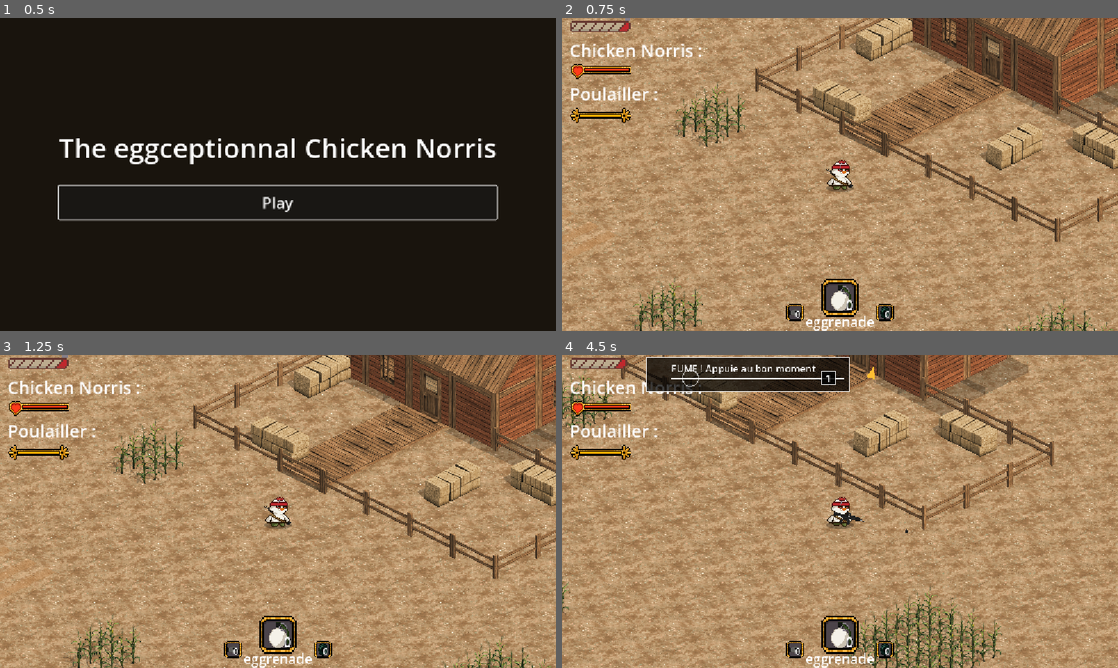
Above: before the commit, frames 1-4 (two rows, left to right).
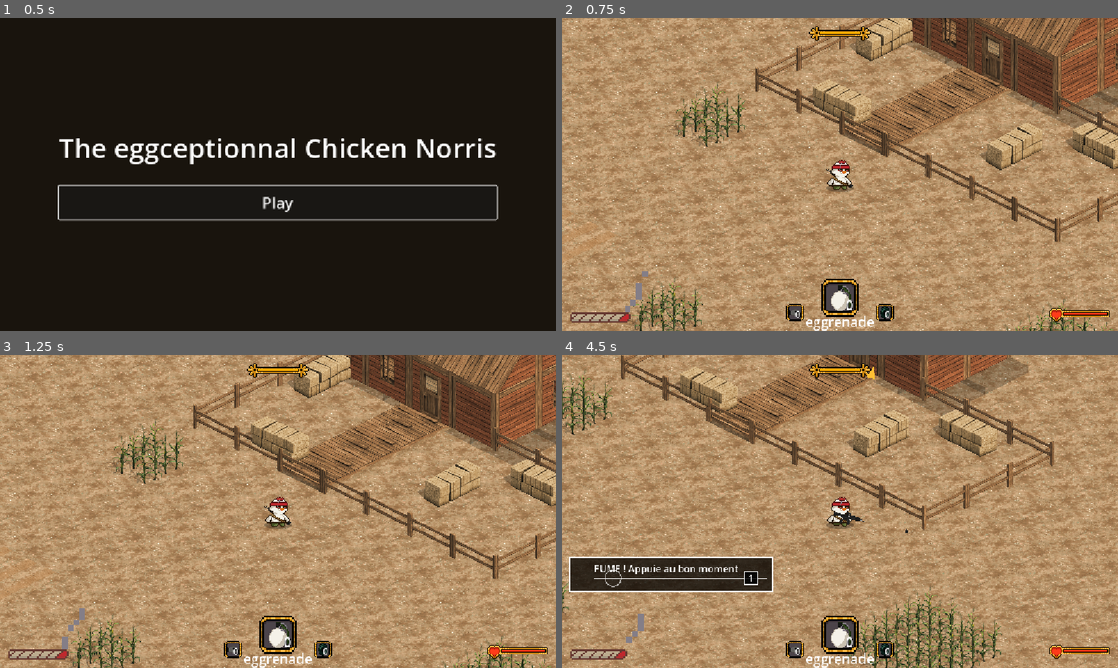
Above: after the commit, the same moments.

Repository: Xuniy/EpicFails_ezwinGameJam
Game: Godot game, scene res://scences/title_screen.tscn
Same seed, same stepped clock (60 frames per second), same inputs: the game is played once before the commit and once after it. Sound files missing from this copy of the repository are replaced by a short silence.
Inputs (mouse positions are in pixels of both pictures, inside the frame that each line leads up to):
- Up to frame 1 (0.5 s): no input
- Up to frame 2 (0.75 s): click "Play" at 0.5 s
- Up to frame 3 (1.25 s): no input
- Up to frame 4 (4.5 s): tap Enter at 1.25 s; move the mouse to (962, 495) at 1.27 s; hold D (droite) 1.28-2.03 s; tap 1 at 1.35, 4.35 s; click (962, 495) at 1.42 s; move the mouse to (728, 527) at 2.02 s; hold S (bas) 2.03-2.78 s; tap 2 at 2.1 s; click (728, 527) at 2.17 s; move the mouse to (895, 442) at 2.77 s; hold D (droite) 2.78-3.53 s; tap 3 at 2.85 s; click (895, 442) at 2.92 s; move the mouse to (812, 574) at 3.52 s; hold W (haut) 3.53-4.28 s; tap 4 at 3.6 s; click (812, 574) at 3.67 s; move the mouse to (1006, 558) at 4.27 s; hold A (gauche) from 4.28 s (still down); click (1006, 558) at 4.42 s

Frame 1 is identical in both runs. In frame 2, 2.6% of the frame differs, in the area x 1-99%, y 0-98%; in frame 3, 2.6%; in frame 4, 10%.

Commit message:
rajout sons

Diff:
--- a/scences/player.tscn
+++ b/scences/player.tscn
@@ -13,6 +13,7 @@
 [ext_resource type="Texture2D" uid="uid://brbo8sju2u55r" path="res://assets/weapon_image.png" id="4_eqdch"]
 [ext_resource type="Texture2D" uid="uid://cft18d54dkn6u" path="res://assets/fume.png" id="9_641ry"]
 [ext_resource type="Texture2D" uid="uid://bnabcgkgsuvtn" path="res://assets/ombre.svg" id="10_ombre"]
+[ext_resource type="AudioStream" uid="uid://8c5fis8vkaf5" path="res://sounds/tir_balle.wav" id="14_y8tx1"]
 
 [sub_resource type="CapsuleShape2D" id="CapsuleShape2D_0pf81"]
 
@@ -484,3 +485,7 @@
 
 [node name="haut_droite" type="Marker2D" parent="pos_fume" unique_id=1391698213]
 position = Vector2(14.5, -5.5)
+
+[node name="tir_balle_son" type="AudioStreamPlayer2D" parent="." unique_id=1441693980]
+stream = ExtResource("14_y8tx1")
+attenuation = 1.624505
--- a/scences/world_test.tscn
+++ b/scences/world_test.tscn
@@ -60,17 +60,12 @@
 texture = ExtResource("16_sang")
 expand_mode = 1
 
-[node name="VBoxContainer" type="VBoxContainer" parent="UI_en_sah/HUD" unique_id=1633440908]
+[node name="PlayerHealth" type="VBoxContainer" parent="UI_en_sah/HUD" unique_id=1633440908]
 layout_mode = 0
 offset_right = 40.0
 offset_bottom = 40.0
 
-[node name="Label" type="Label" parent="UI_en_sah/HUD/VBoxContainer" unique_id=85982627]
-layout_mode = 2
-theme_override_font_sizes/font_size = 36
-text = "Chicken Norris :"
-
-[node name="vieplayer" type="Control" parent="UI_en_sah/HUD/VBoxContainer" unique_id=1214805675]
+[node name="vieplayer" type="Control" parent="UI_en_sah/HUD/PlayerHealth" unique_id=1214805675]
 layout_mode = 2
 script = ExtResource("7_healthbar")
 frame = ExtResource("8_frame_player")
@@ -78,12 +73,11 @@
 heart_fill = ExtResource("12_heart_red")
 heart_region = Rect2(0, 0, 14, 16)
 
-[node name="Label2" type="Label" parent="UI_en_sah/HUD/VBoxContainer" unique_id=1301598364]
-layout_mode = 2
-theme_override_font_sizes/font_size = 36
-text = "Poulailler :"
+[node name="CoopHealth" type="VBoxContainer" parent="UI_en_sah/HUD" unique_id=2020979810]
+layout_mode = 0
+mouse_filter = 2
 
-[node name="viepoulailler" type="Control" parent="UI_en_sah/HUD/VBoxContainer" unique_id=270011460]
+[node name="viepoulailler" type="Control" parent="UI_en_sah/HUD/CoopHealth" unique_id=270011460]
 layout_mode = 2
 script = ExtResource("7_healthbar")
 frame = ExtResource("10_frame_coop")
--- a/scripts/compass.gd
+++ b/scripts/compass.gd
@@ -1,12 +1,15 @@
 extends Control
 
-## Indicateur sur le bord de l'écran : affiché uniquement lorsque la cible
-## (le poulailler) sort du cadre, placé sur le bord dans sa direction.
+## Flèche sur le bord de l'écran lorsque le poulailler est hors champ.
 @export var target: Node2D
 
 const EDGE_MARGIN: float = 40.0
 const ARROW_SIZE: float = 16.0
 const ARROW_COLOR := Color(1.0, 0.75, 0.2)
+
+var _show_arrow: bool = false
+var _edge := Vector2.ZERO
+var _direction := Vector2.RIGHT
 
 
 func _ready() -> void:
@@ -14,36 +17,41 @@
 
 
 func _process(_delta: float) -> void:
+	_update_indicator()
 	queue_redraw()
 
 
-func _draw() -> void:
+func _update_indicator() -> void:
+	_show_arrow = false
 	if not is_instance_valid(target):
 		return
 
 	# Position de la cible en coordonnées écran (prend en compte la caméra et le zoom).
 	var screen_pos: Vector2 = get_viewport().get_canvas_transform() * target.global_position
-
-	# Cible visible à l'écran : pas d'indicateur.
 	if Rect2(Vector2.ZERO, size).grow(-EDGE_MARGIN).has_point(screen_pos):
 		return
 
-	var center: Vector2 = size * 0.5
-	var offset: Vector2 = screen_pos - center
+	var center := size * 0.5
+	var offset := screen_pos - center
 	if offset.length_squared() < 1.0:
 		return
+	var half := (center - Vector2.ONE * EDGE_MARGIN).max(Vector2.ZERO)
+	var scale_x := half.x / absf(offset.x) if absf(offset.x) > 0.001 else INF
+	var scale_y := half.y / absf(offset.y) if absf(offset.y) > 0.001 else INF
+	_edge = center + offset * minf(scale_x, scale_y)
+	_direction = offset.normalized()
+	_show_arrow = true
 
-	# Point d'intersection de la direction avec le bord (dans la marge).
-	var half: Vector2 = center - Vector2.ONE * EDGE_MARGIN
-	var scale_x: float = half.x / absf(offset.x) if absf(offset.x) > 0.001 else INF
-	var scale_y: float = half.y / absf(offset.y) if absf(offset.y) > 0.001 else INF
-	var edge: Vector2 = center + offset * minf(scale_x, scale_y)
+
+func _draw() -> void:
+	if not _show_arrow:
+		return
 
 	# Flèche orientée vers la cible.
-	var direction: Vector2 = offset.normalized()
+	var direction: Vector2 = _direction
 	var perpendicular: Vector2 = direction.orthogonal()
-	var tip: Vector2 = edge + direction * ARROW_SIZE
-	var base: Vector2 = edge - direction * ARROW_SIZE * 0.5
+	var tip: Vector2 = _edge + direction * ARROW_SIZE
+	var base: Vector2 = _edge - direction * ARROW_SIZE * 0.5
 	var left: Vector2 = base + perpendicular * ARROW_SIZE * 0.6
 	var right: Vector2 = base - perpendicular * ARROW_SIZE * 0.6
 
--- a/scripts/end_screen.gd
+++ b/scripts/end_screen.gd
@@ -6,6 +6,7 @@
 
 const TITLE_FONT_SIZE: int = 48
 const BUTTON_FONT_SIZE: int = 32
+const GAME_OVER_SOUND = preload("res://sounds/game_over.wav")
 
 var message: String = ""
 
@@ -23,6 +24,11 @@
 func _ready() -> void:
 	layer = 100
 	process_mode = Node.PROCESS_MODE_ALWAYS
+	var sound := AudioStreamPlayer.new()
+	sound.name = "SonGameOver"
+	sound.stream = GAME_OVER_SOUND
+	add_child(sound)
+	sound.play()
 
 	var background := ColorRect.new()
 	background.color = Color(0, 0, 0, 0.8)
--- a/scripts/ennemy.gd
+++ b/scripts/ennemy.gd
@@ -3,6 +3,10 @@
 const ITEM_SCENE = preload("res://scences/item_au_sol.tscn")
 const HIT_PARTICLES = preload("res://sang_particule.tscn")
 const FORK_SLASH = preload("res://scripts/fork_slash_effect.gd")
+const SOUND_EFFECT = preload("res://scripts/sound_effect.gd")
+const ATTACK_SOUND = preload("res://sounds/attack_fermier.wav")
+const DAMAGE_SOUND = preload("res://sounds/degat_fermier.wav")
+const DEATH_SOUND = preload("res://sounds/mort_fermier.wav")
 const ITEM_TYPES = ["grenade", "tp", "nuke"]
 const WALK_ANIMATIONS = [
 	&"walk_right", &"walk_down_right", &"walk_down", &"walk_down_left",
@@ -119,6 +123,7 @@
 		return
 	spawn_hit_particles()
 	health -= amount
+	SOUND_EFFECT.play_at(DEATH_SOUND if health <= 0.0 else DAMAGE_SOUND, self)
 
 	if health <= 0.0:
 		drop_item()
@@ -137,6 +142,7 @@
 
 func attack(victim: Node2D) -> void:
 	is_attacking = true
+	SOUND_EFFECT.play_at(ATTACK_SOUND, self)
 	velocity = Vector2.ZERO
 	update_animation(global_position.direction_to(victim.global_position), false)
 
--- a/scripts/ennemy_2.gd
+++ b/scripts/ennemy_2.gd
@@ -3,6 +3,10 @@
 const ITEM_SCENE = preload("res://scences/item_au_sol.tscn")
 const HIT_PARTICLES = preload("res://sang_particule.tscn")
 const DASH_EFFECT = preload("res://scences/fox_dash_effect.tscn")
+const SOUND_EFFECT = preload("res://scripts/sound_effect.gd")
+const ATTACK_SOUND = preload("res://sounds/attack_renard.wav")
+const DAMAGE_SOUND = preload("res://sounds/degat_renard.wav")
+const DEATH_SOUND = preload("res://sounds/mort_renard.wav")
 const ITEM_TYPES = ["grenade", "tp", "nuke"]
 const WALK_ANIMATIONS = [
 	&"walk_right", &"walk_down_right", &"walk_down", &"walk_down_left",
@@ -117,6 +121,7 @@
 	# La direction reste verrouillée jusqu'à la fin de la charge.
 	dash_remaining = maxf(dash_duration, 0.01)
 	is_attacking = true
+	SOUND_EFFECT.play_at(ATTACK_SOUND, self)
 	velocity = dash_direction * dash_speed
 	update_animation(dash_direction, true)
 	spawn_dash_effect()
@@ -212,6 +217,7 @@
 		return
 	spawn_hit_particles()
 	health -= amount
+	SOUND_EFFECT.play_at(DEATH_SOUND if health <= 0.0 else DAMAGE_SOUND, self)
 	if health <= 0.0:
 		dead = true
 		drop_item()
--- a/scripts/hud.gd
+++ b/scripts/hud.gd
@@ -5,8 +5,6 @@
 
 # Bloc de la barre de joint : 130 px de haut, dont 106 px au-dessus du joint pour la fumée.
 const JOINT_SIZE := Vector2(144, 130)
-const JOINT_VISUAL_HEIGHT: float = 24.0   # 6 lignes de joint × échelle 4
-const JOINT_TOP: float = 6.0              # position du joint lui-même, près du bord haut
 const MARGIN: float = 16.0
 const GAP: float = 12.0
 const RHYTHM_WIDTH: float = 420.0
@@ -18,9 +16,10 @@
 @onready var player = $"../../Player"
 @onready var poulailler = $"../../poulailler"
 
-@onready var health_box = $VBoxContainer
-@onready var player_bar: HealthBar = $VBoxContainer/vieplayer
-@onready var coop_bar: HealthBar = $VBoxContainer/viepoulailler
+@onready var health_box: VBoxContainer = $PlayerHealth
+@onready var coop_health_box: VBoxContainer = $CoopHealth
+@onready var player_bar: HealthBar = $PlayerHealth/vieplayer
+@onready var coop_bar: HealthBar = $CoopHealth/viepoulailler
 @onready var joint_bar = $JointBar
 @onready var compass = $Compass
 @onready var hotbar = $Hotbar
@@ -41,7 +40,7 @@
 	_previous_player_health = player.health
 	blood_overlay.modulate.a = 0.0
 
-	_layout_top_left()
+	_layout_hud()
 	_add_rhythm_game()
 
 	update_health_bars()
@@ -81,19 +80,39 @@
 		_empty_joint_timer -= EMPTY_JOINT_INTERVAL
 		player.take_damage(EMPTY_JOINT_DAMAGE)
 
-# Barre de joint tout en haut à gauche, barres de vie juste en dessous.
-func _layout_top_left() -> void:
-	joint_bar.set_anchors_and_offsets_preset(Control.PRESET_TOP_LEFT)
+# Joint en bas à gauche, vie du joueur en bas à droite.
+func _layout_hud() -> void:
+	joint_bar.set_anchors_and_offsets_preset(Control.PRESET_BOTTOM_LEFT)
 	joint_bar.size = JOINT_SIZE
-	# Le joint est dessiné en bas du bloc : on remonte le bloc pour que le joint soit en haut.
-	joint_bar.position = Vector2(MARGIN, JOINT_TOP - (JOINT_SIZE.y - JOINT_VISUAL_HEIGHT))
-	health_box.position = Vector2(MARGIN, JOINT_TOP + JOINT_VISUAL_HEIGHT + GAP)
+	joint_bar.offset_left = MARGIN
+	joint_bar.offset_right = MARGIN + JOINT_SIZE.x
+	joint_bar.offset_top = -MARGIN - JOINT_SIZE.y
+	joint_bar.offset_bottom = -MARGIN
+	health_box.set_anchors_and_offsets_preset(Control.PRESET_BOTTOM_RIGHT)
+	health_box.grow_horizontal = Control.GROW_DIRECTION_BEGIN
+	health_box.grow_vertical = Control.GROW_DIRECTION_BEGIN
+	health_box.reset_size()
+	health_box.offset_left = -MARGIN - health_box.size.x
+	health_box.offset_right = -MARGIN
+	health_box.offset_top = -MARGIN - health_box.size.y
+	health_box.offset_bottom = -MARGIN
+	coop_health_box.set_anchors_and_offsets_preset(Control.PRESET_CENTER_TOP)
+	coop_health_box.grow_horizontal = Control.GROW_DIRECTION_BOTH
+	coop_health_box.reset_size()
+	coop_health_box.offset_left = -coop_health_box.size.x * 0.5
+	coop_health_box.offset_right = coop_health_box.size.x * 0.5
+	coop_health_box.offset_top = MARGIN
+	coop_health_box.offset_bottom = MARGIN + coop_health_box.size.y
 
 
 # Mini-jeu de rythme à côté de la barre de joint.
 func _add_rhythm_game() -> void:
 	var rhythm := RhythmGame.new()
 	rhythm.joint = joint_bar
-	rhythm.position = Vector2(MARGIN + JOINT_SIZE.x + MARGIN, JOINT_TOP)
 	rhythm.size = Vector2(RHYTHM_WIDTH, RHYTHM_HEIGHT)
 	add_child(rhythm)
+	rhythm.set_anchors_and_offsets_preset(Control.PRESET_BOTTOM_LEFT)
+	rhythm.offset_left = MARGIN
+	rhythm.offset_right = MARGIN + RHYTHM_WIDTH
+	rhythm.offset_top = -MARGIN - JOINT_SIZE.y - GAP - RHYTHM_HEIGHT
+	rhythm.offset_bottom = -MARGIN - JOINT_SIZE.y - GAP
--- a/scripts/item_lance.gd
+++ b/scripts/item_lance.gd
@@ -1,4 +1,8 @@
 extends Node2D
+
+const SOUND_EFFECT = preload("res://scripts/sound_effect.gd")
+const EXPLOSION_SOUND = preload("res://sounds/grenade_explo.wav")
+const THROW_SOUND = preload("res://sounds/throw_bruit.wav")
 
 @export_enum("grenade", "tp") var item_type: String = "grenade"
 @export var flight_time: float = 0.6
@@ -24,6 +28,7 @@
 	destination = target
 	control = (start + destination) * 0.5 + Vector2.UP * height
 	global_position = start
+	SOUND_EFFECT.play_at(THROW_SOUND, self)
 
 
 func _physics_process(delta: float) -> void:
@@ -64,6 +69,7 @@
 		return
 
 	exploded = true
+	SOUND_EFFECT.play_at(EXPLOSION_SOUND, self)
 	$Sprite2D.hide()
 	$explo_grenade.show()
 	$explo_grenade.play("default")
--- a/scripts/nuke.gd
+++ b/scripts/nuke.gd
@@ -1,4 +1,7 @@
 extends Node2D
+
+const SOUND_EFFECT = preload("res://scripts/sound_effect.gd")
+const EXPLOSION_SOUND = preload("res://sounds/nuke_explosion.wav")
 
 @export var explosion_radius: float = 250.0
 @export var fall_height: float = 700.0
@@ -61,6 +64,7 @@
 		return
 
 	exploded = true
+	SOUND_EFFECT.play_at(EXPLOSION_SOUND, self)
 	bomb.hide()
 	zone.hide()
 	explo.show()
--- a/scripts/player.gd
+++ b/scripts/player.gd
@@ -6,6 +6,12 @@
 ]
 const ITEM_LANCE_SCENE = preload("res://scences/item_lance.tscn")
 const NUKE_SCENE = preload("res://scences/nuke.tscn")
+const SOUND_EFFECT = preload("res://scripts/sound_effect.gd")
+const TELEPORT_SOUND = preload("res://sounds/bruit_tp.wav")
+const WALK_SOUND = preload("res://sounds/marche_player.wav")
+const DAMAGE_SOUND = preload("res://sounds/degats_player.wav")
+
+var walk_sound: AudioStreamPlayer2D
 
 const ITEM_TEXTURES = {
 	"grenade": preload("res://assets/eggrenade.png"),
@@ -58,6 +64,10 @@
 @onready var health: float = max_health
 
 func _ready() -> void:
+	walk_sound = AudioStreamPlayer2D.new()
+	walk_sound.name = "SonMarche"
+	walk_sound.stream = WALK_SOUND
+	add_child(walk_sound)
 	$detection_ennemy.body_entered.connect(_on_enemy_entered)
 	$detection_ennemy.body_exited.connect(_on_enemy_exited)
 	fume.play("fume")
@@ -281,8 +291,18 @@
 		"gauche", "droite", "haut", "bas"
 	)
 	velocity = direction * speed
+	var previous_position := global_position
 	move_and_slide()
+	_update_walk_sound(not global_position.is_equal_approx(previous_position))
 	update_animation(direction)
+
+
+func _update_walk_sound(moving: bool) -> void:
+	if moving and health > 0.0:
+		if not walk_sound.playing:
+			walk_sound.play()
+	else:
+		walk_sound.stop()
 
 
 func update_animation(direction: Vector2) -> void:
@@ -310,9 +330,12 @@
 		return
 
 	health = clampf(health - amount, 0.0, max_health)
+	if amount > 0.0 and health > 0.0:
+		SOUND_EFFECT.play_at(DAMAGE_SOUND, self)
 	print("[Player] Vie : ", health, "/", max_health)
 
 	if health <= 0.0:
+		walk_sound.stop()
 		print("[Player] Mort !")
 		EndScreen.show_end(get_tree(), "Chicken Norris est mort")
 
@@ -360,6 +383,7 @@
 		return false
 
 	global_position = target
+	SOUND_EFFECT.play_at(TELEPORT_SOUND, self)
 	return true
 func use_item_at(item_type: String, target: Vector2) -> void:
 	if not items.has(item_type) or items[item_type] <= 0:
--- a/scripts/poulailler.gd
+++ b/scripts/poulailler.gd
@@ -1,4 +1,7 @@
 extends StaticBody2D
+
+const SOUND_EFFECT = preload("res://scripts/sound_effect.gd")
+const DAMAGE_SOUND = preload("res://sounds/degats_poulailler.wav")
 
 @export var max_health: float = 500.0
 @export_range(0.0, 1.0, 0.05) var occluded_opacity: float = 0.3
@@ -38,6 +41,8 @@
 		return
 
 	health = clampf(health - amount, 0.0, max_health)
+	if amount > 0.0:
+		SOUND_EFFECT.play_at(DAMAGE_SOUND, self)
 	print("[Poulailler] Vie : ", health, "/", max_health)
 
 	if health <= 0.0:
--- a/scripts/rhythm_game.gd
+++ b/scripts/rhythm_game.gd
@@ -3,7 +3,7 @@
 
 ## Mini-jeu de rythme pour fumer : une seule ligne horizontale. Les boutons arrivent
 ## vers la cible ; une bonne touche au bon moment ajoute 5 s au joint (plafonné à sa durée).
-## Une mauvaise touche ne fait rien. Démarré par la croix haut (manette) ou la touche A (clavier) quand le joint n'est pas plein.
+## Une mauvaise touche joue le son d'échec sans remplir le joint. Démarré par la croix haut (manette) ou la touche A (clavier) quand le joint n'est pas plein.
 ## Voies au clavier : touches 1 2 3 4. Affichage manette ou clavier selon le dernier appareil branché.
 
 class NoteData:
@@ -13,6 +13,13 @@
 
 
 @export var joint: JointBar
+
+const SUCCESS_SOUND = preload("res://sounds/inspire_bien.wav")
+const FAILURE_SOUND = preload("res://sounds/inspire_joint_mal.wav")
+const FULL_SOUND = preload("res://sounds/join_full.wav")
+
+var joint_sound: AudioStreamPlayer
+var full_sound: AudioStreamPlayer
 
 const BUTTON_TEXTURES := [
 	preload("res://assets/buttons/button_y.png"),
@@ -49,6 +56,13 @@
 
 
 func _ready() -> void:
+	joint_sound = AudioStreamPlayer.new()
+	joint_sound.name = "SonJoint"
+	add_child(joint_sound)
+	full_sound = AudioStreamPlayer.new()
+	full_sound.name = "SonJointPlein"
+	full_sound.stream = FULL_SOUND
+	add_child(full_sound)
 	mouse_filter = Control.MOUSE_FILTER_IGNORE
 	texture_filter = CanvasItem.TEXTURE_FILTER_NEAREST
 	using_gamepad = not Input.get_connected_joypads().is_empty()
@@ -121,7 +135,7 @@
 
 
 func _try_hit(lane: int) -> void:
-	# Mauvais bouton ou pas au bon moment : rien ne se passe.
+	# Bonne touche dans la fenêtre de temps : son réussi ; sinon, son raté.
 	var best: NoteData = null
 	var best_dt: float = HIT_WINDOW
 	for note in notes:
@@ -132,14 +146,23 @@
 			best = note
 			best_dt = dt
 	if best == null:
+		_play_joint_sound(FAILURE_SOUND)
 		return
 
 	best.state = 1
+	_play_joint_sound(SUCCESS_SOUND)
 	# 5 secondes sur la durée du joint (plafonné à 100 %).
 	joint.amount = minf(1.0, joint.amount + SECONDS_PER_HIT / joint.duration)
 	# Joint plein : le mini-jeu se ferme tout seul.
 	if joint.amount >= 1.0:
+		full_sound.play()
 		_close()
+
+
+func _play_joint_sound(stream: AudioStream) -> void:
+	joint_sound.stop()
+	joint_sound.stream = stream
+	joint_sound.play()
 
 
 func _close() -> void:
--- /dev/null
+++ b/scripts/sound_effect.gd
@@ -0,0 +1,12 @@
+extends RefCounted
+
+
+static func play_at(stream: AudioStream, source: Node2D) -> AudioStreamPlayer2D:
+	# Le son reste dans le monde pour finir même si l'explosion disparaît.
+	var sound := AudioStreamPlayer2D.new()
+	sound.stream = stream
+	source.get_tree().current_scene.add_child(sound)
+	sound.global_position = source.global_position
+	sound.finished.connect(sound.queue_free)
+	sound.play()
+	return sound
--- a/scripts/weapon_player.gd
+++ b/scripts/weapon_player.gd
@@ -77,3 +77,4 @@
 	else :
 		bullet.global_position = muzzle1.global_position
 	bullet.direction = last_aim_direction
+	$"../tir_balle_son".play()
--- /dev/null
+++ b/sounds/bruit_smoke.tres
@@ -0,0 +1,4 @@
+[gd_resource type="AudioBusLayout" format=3 uid="uid://ditydmwlrox2f"]
+
+[resource]
+bus/0/send = &"New Bus"
Not shown, added: scripts/sound_effect.gd.uid
Not shown, added: sounds/attack_fermier.wav.import
Not shown, added: sounds/attack_renard.wav.import
Not shown, added: sounds/bruit_tp.wav.import
Not shown, added: sounds/degat_fermier.wav.import
Not shown, added: sounds/degat_renard.wav.import
Not shown, added: sounds/degats_player.wav.import
Not shown, added: sounds/degats_poulailler.wav.import
Not shown, added: sounds/game_over.wav.import
Not shown, added: sounds/grenade_explo.wav.import
Not shown, added: sounds/inspire_bien.wav.import
Not shown, added: sounds/inspire_joint_mal.wav.import
(and 25 more such lines)
